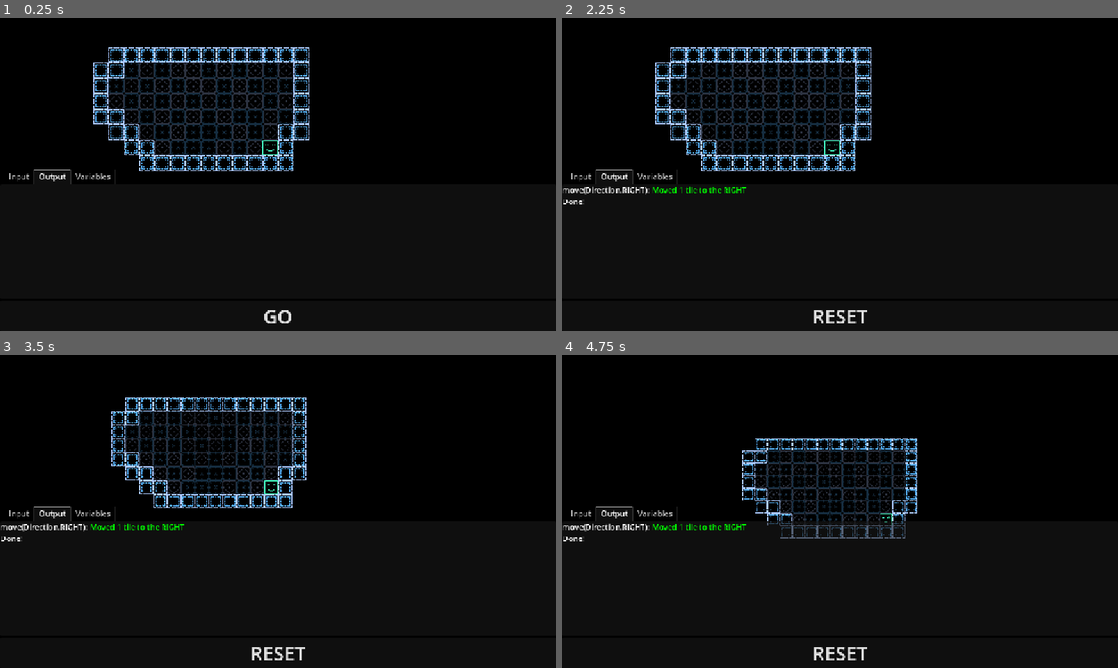
Above: before the commit, frames 1-4 (two rows, left to right).
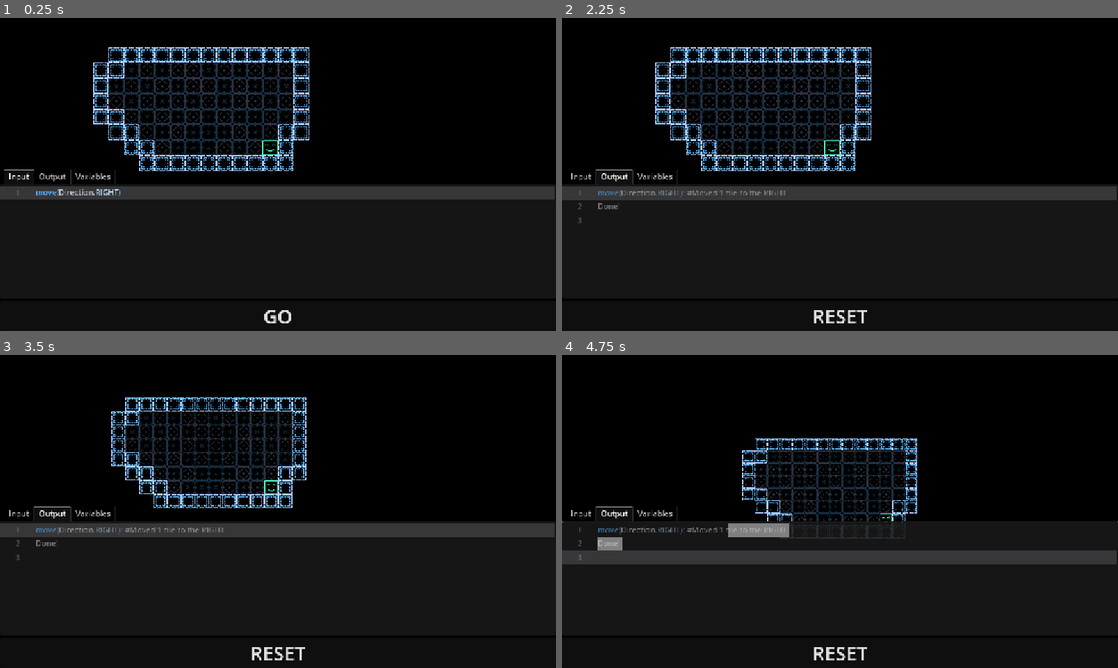
Above: after the commit, the same moments.

Repository: Zshandi/shoveljam_codinggame
Game: Godot game, scene res://test_scene.tscn
Two runs of this game, one before a commit and one after it. Both use one fixed random seed, a clock stepped at 60 frames per second and the inputs below.
Inputs (mouse positions are in pixels of both pictures, inside the frame that each line leads up to):
- Up to frame 1 (0.25 s): no input
- Up to frame 2 (2.25 s): click "GO" at 0.5 s; click "RESET" at 1.25 s; click "GO" at 2 s
- Up to frame 3 (3.5 s): tap Enter at 2.75 s; move the mouse to (400, 495) at 2.77 s; tap Mouse wheel down (Mouse_Wheel_Down) at 2.85 s; click (400, 495) at 2.92 s
- Up to frame 4 (4.75 s): tap Space at 3.5 s; drag from (728, 527) to (812, 574) at 3.52 s; tap Enter at 4.25 s; move the mouse to (895, 442) at 4.27 s; tap Mouse wheel down (Mouse_Wheel_Down) at 4.35 s; click (895, 442) at 4.42 s

The runs differ from the first frame. In frame 1, 4.3% of the frame differs, in the area x 0-100%, y 48-58%; in frame 2, 4.5%; in frame 3, 4.5%; in frame 4, 5.9%, in the area x 0-100%, y 53-67%.

Commit message:
improve code highlighting

Diff:
--- a/controls.gd
+++ b/controls.gd
@@ -4,6 +4,44 @@
 var context:Node = null
 
 var expression = Expression.new()
+
+const KEYWORD_COLOUR = Color(0xff7085ff)
+const CONTROL_FLOW_KEYWORD_COLOUR = Color(0xff8cccff)
+const MEMBER_KEYWORD_COLOUR = Color(0xbce0ffff)
+
+func _ready():
+	for x in [%Input,%Output,%Variables]:
+		x.syntax_highlighter.function_color = Color(0x57b3ffff)
+		x.syntax_highlighter.number_color = Color(0xa1ffe0ff)
+		x.syntax_highlighter.member_variable_color = Color(0xbce0ffff)
+		x.syntax_highlighter.symbol_color = Color(0xabc9ffff)
+
+		x.syntax_highlighter.add_color_region("\"","\"",Color(0xffeda1ff),true)
+		x.syntax_highlighter.add_color_region("#","",Color(0xcdcfd280),true)
+
+		x.syntax_highlighter.add_keyword_color("var",KEYWORD_COLOUR)
+		x.syntax_highlighter.add_keyword_color("true",KEYWORD_COLOUR)
+		x.syntax_highlighter.add_keyword_color("false",KEYWORD_COLOUR)
+		x.syntax_highlighter.add_keyword_color("in",KEYWORD_COLOUR)
+		x.syntax_highlighter.add_keyword_color("func",KEYWORD_COLOUR)
+		x.syntax_highlighter.add_keyword_color("const",KEYWORD_COLOUR)
+		x.syntax_highlighter.add_keyword_color("await",KEYWORD_COLOUR)
+		x.syntax_highlighter.add_keyword_color("and",KEYWORD_COLOUR)
+		x.syntax_highlighter.add_keyword_color("or",KEYWORD_COLOUR)
+		x.syntax_highlighter.add_keyword_color("not",KEYWORD_COLOUR)
+		x.syntax_highlighter.add_keyword_color("null",KEYWORD_COLOUR)
+		x.syntax_highlighter.add_keyword_color("self",KEYWORD_COLOUR)
+		x.syntax_highlighter.add_keyword_color("ERROR",KEYWORD_COLOUR)
+
+		x.syntax_highlighter.add_keyword_color("for",CONTROL_FLOW_KEYWORD_COLOUR)
+		x.syntax_highlighter.add_keyword_color("if",CONTROL_FLOW_KEYWORD_COLOUR)
+		x.syntax_highlighter.add_keyword_color("elif",CONTROL_FLOW_KEYWORD_COLOUR)
+		x.syntax_highlighter.add_keyword_color("else",CONTROL_FLOW_KEYWORD_COLOUR)
+		x.syntax_highlighter.add_keyword_color("return",CONTROL_FLOW_KEYWORD_COLOUR)
+		x.syntax_highlighter.add_keyword_color("break",CONTROL_FLOW_KEYWORD_COLOUR)
+		x.syntax_highlighter.add_keyword_color("continue",CONTROL_FLOW_KEYWORD_COLOUR)
+		x.syntax_highlighter.add_keyword_color("pass",CONTROL_FLOW_KEYWORD_COLOUR)
+		x.syntax_highlighter.add_keyword_color("while",CONTROL_FLOW_KEYWORD_COLOUR)
 
 func _on_go_pressed() -> void:
 	var code = %Input.text
@@ -29,9 +67,9 @@
 		result = await execute_line(line)
 
 		if result.status == ResultStatus.Completed:
-			%Output.text += "[color=green]" + result.value_str + "[/color]\n"
+			%Output.text += "#" + result.value_str + "\n"
 		else:
-			%Output.text += "[color=red]ERROR " + result.value_str + "[/color]\n"
+			%Output.text += "#ERROR " + result.value_str + "\n"
 			break
 		line_num = line_num + 1
 	%Output.text += "Done!\n"
@@ -71,6 +109,7 @@
 
 			if evaluated_value.status == ResultStatus.Completed:
 				context.user_variables[var_name] = evaluated_value.value
+				%Input.syntax_highlighter.add_member_keyword_color(var_name,MEMBER_KEYWORD_COLOUR)
 				return evaluated_value
 			else:
 				return evaluated_value
--- a/test_scene.tscn
+++ b/test_scene.tscn
@@ -1,8 +1,16 @@
-[gd_scene load_steps=4 format=3 uid="uid://bfsi8tw4oi3ni"]
+[gd_scene load_steps=6 format=3 uid="uid://bfsi8tw4oi3ni"]
 
 [ext_resource type="Script" uid="uid://cn807bber78gd" path="res://controls.gd" id="1_coq8p"]
 [ext_resource type="Script" uid="uid://ncp0dkbfngf1" path="res://camera.gd" id="1_sasra"]
 [ext_resource type="CodeHighlighter" uid="uid://bp3petfrnrf4" path="res://syntax_highlighter.tres" id="4_2nij2"]
+
+[sub_resource type="CodeHighlighter" id="CodeHighlighter_sasra"]
+number_color = Color(0.486275, 0.756863, 0.678431, 1)
+symbol_color = Color(0.654902, 0.772549, 0.976471, 1)
+function_color = Color(0.4, 0.898039, 1, 1)
+member_variable_color = Color(0.717647, 0.72549, 0.741176, 1)
+
+[sub_resource type="CodeHighlighter" id="CodeHighlighter_coq8p"]
 
 [node name="Node2D" type="Node2D"]
 
@@ -28,7 +36,6 @@
 size_flags_vertical = 3
 split_offset = 300
 dragger_visibility = 1
-drag_area_offset = 30
 drag_area_highlight_in_editor = true
 
 [node name="MarginContainer" type="MarginContainer" parent="Controls/VSplitContainer"]
@@ -46,16 +53,17 @@
 [node name="TabContainer" type="TabContainer" parent="Controls/VSplitContainer/VBoxContainer"]
 layout_mode = 2
 size_flags_vertical = 3
-current_tab = 1
+current_tab = 0
 
 [node name="Input" type="CodeEdit" parent="Controls/VSplitContainer/VBoxContainer/TabContainer"]
 unique_name_in_owner = true
-visible = false
 layout_mode = 2
 size_flags_vertical = 3
 theme_override_colors/font_color = Color(0.803922, 0.807843, 0.823529, 1)
 text = "move(Direction.RIGHT)"
 syntax_highlighter = ExtResource("4_2nij2")
+highlight_all_occurrences = true
+highlight_current_line = true
 symbol_tooltip_on_hover = true
 gutters_draw_breakpoints_gutter = true
 gutters_draw_bookmarks = true
@@ -69,17 +77,32 @@
 auto_brace_completion_highlight_matching = true
 metadata/_tab_index = 0
 
-[node name="Output" type="RichTextLabel" parent="Controls/VSplitContainer/VBoxContainer/TabContainer"]
-unique_name_in_owner = true
-layout_mode = 2
-size_flags_vertical = 3
-bbcode_enabled = true
-metadata/_tab_index = 1
-
-[node name="Variables" type="RichTextLabel" parent="Controls/VSplitContainer/VBoxContainer/TabContainer"]
+[node name="Output" type="CodeEdit" parent="Controls/VSplitContainer/VBoxContainer/TabContainer"]
 unique_name_in_owner = true
 visible = false
 layout_mode = 2
+size_flags_vertical = 3
+editable = false
+syntax_highlighter = SubResource("CodeHighlighter_sasra")
+highlight_all_occurrences = true
+highlight_current_line = true
+gutters_draw_breakpoints_gutter = true
+gutters_draw_executing_lines = true
+gutters_draw_line_numbers = true
+gutters_draw_fold_gutter = true
+indent_use_spaces = true
+auto_brace_completion_enabled = true
+auto_brace_completion_highlight_matching = true
+metadata/_tab_index = 1
+
+[node name="Variables" type="CodeEdit" parent="Controls/VSplitContainer/VBoxContainer/TabContainer"]
+unique_name_in_owner = true
+visible = false
+layout_mode = 2
+editable = false
+syntax_highlighter = SubResource("CodeHighlighter_coq8p")
+highlight_all_occurrences = true
+highlight_current_line = true
 metadata/_tab_index = 2
 
 [node name="HBoxContainer" type="HBoxContainer" parent="Controls/VSplitContainer/VBoxContainer"]
